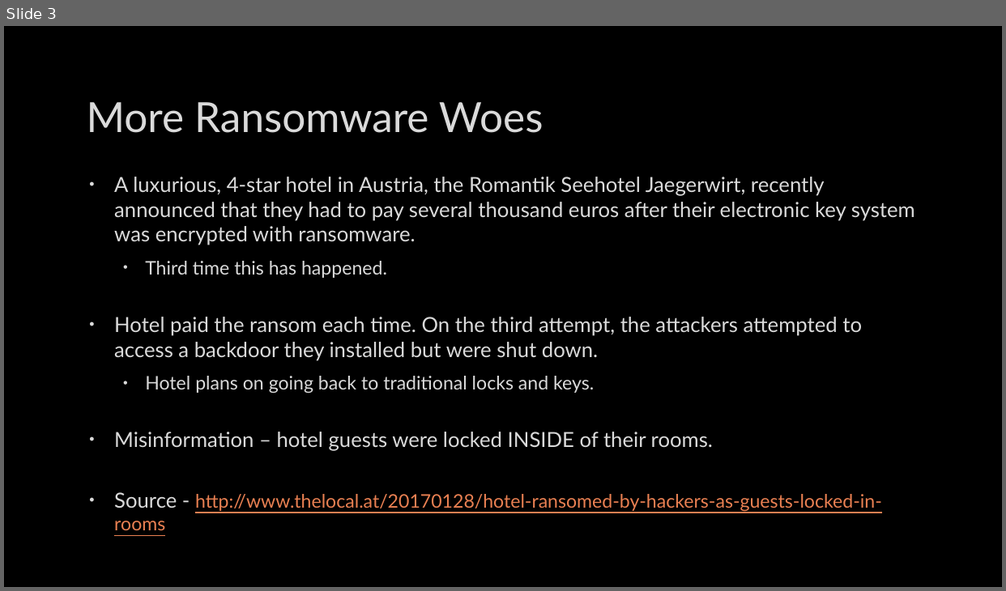
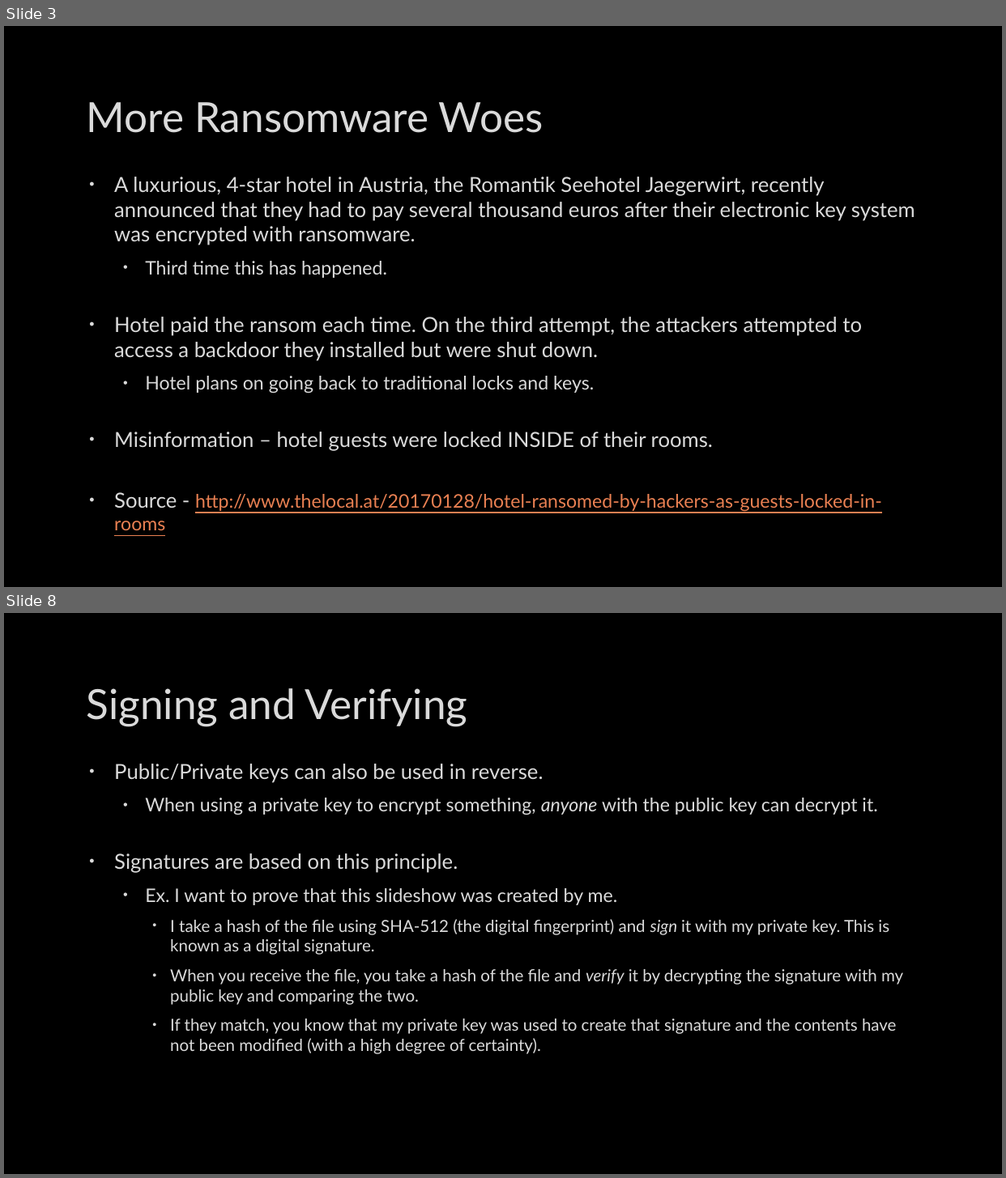
Before and after one commit to mbaccia514/SIG-Security, a slide deck: meetings/2017-02-07/2017-02-07.pptx. Shown one above the other, each under a label of ours: slide 3 before the commit, slides 3 and 8 after it; the slides between them are not shown. The pictures are 1006x591 and 1006x1178 pixels, drawn with LibreOffice and Linux fonts; fonts in the diff are those of the drawing; background and template pictures are left out. Boxes give left, top, right and bottom in pixels: in the first picture for what was removed or moved away, otherwise in the second. Text is boxed around its words. In the diff, an @@ line names an element or a change of style, - is before the commit and + after.

```diff
--- a/meetings/2017-02-07/2017-02-07.pptx
+++ b/meetings/2017-02-07/2017-02-07.pptx
@@ slide 8 added at box(4, 613, 1002, 1174), background picture (left out) @@
@@ title added at box(87, 688, 468, 726), 40 pt, text #DADADA @@
+Signing and Verifying
@@ text added at box(114, 764, 903, 1054), 16 pt, text #DADADA @@
+• Public/Private keys can also be used in reverse.
+  • When using a private key to encrypt something, anyone with the public key can decrypt it.
+• Signatures are based on this principle.
+  • Ex. I want to prove that this slideshow was created by me.
+    • I take a hash of the file using SHA-512 (the digital fingerprint) and sign it with my private key. This is known as a digital signature.
+    • When you receive the file, you take a hash of the file and verify it by decrypting the signature with my public key and comparing the two.
+    • If they match, you know that my private key was used to create that signature and the contents have not been modified (with a high degree of certainty).
```
Also in this commit, not shown: 2 slides changed, 17 other slides added, 3 slides removed.
